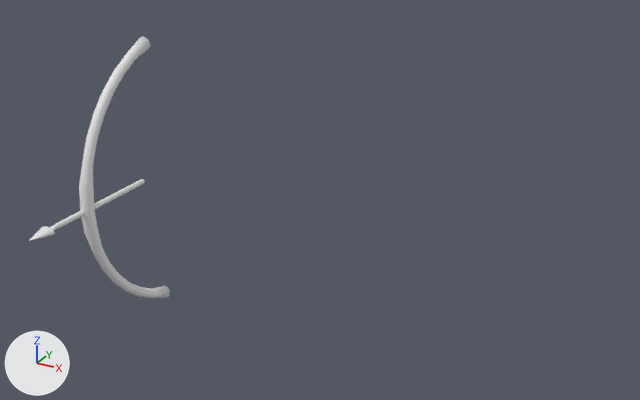
Before and after pictures for a commit that changed the Blender file CountryFair/Assets/Models/MiniGames/ArcheryGame/Models.blend.
Rendered twice from a camera (50 mm lens) standing at (6.7, -6.75, 4.13) and looking at (2.77, 0.4, 0.56). The axes (+X, +Y, +Z) are drawn at lower left. The lights are the same throughout.
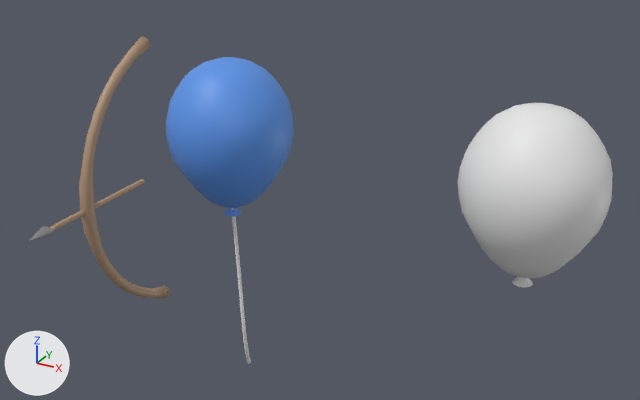
Where the change shows, as pixel boxes (x1, y1, x2, y2) in the pictures (640 x 400 px):
'Sphere.001', added: after (457, 103, 613, 287)
'Sphere', added (blue): after (166, 57, 294, 364)
    faces in mat_color (blue #5994e7): (166, 57, 294, 217)
    faces in mat_white (white #e7e7e7): (231, 208, 251, 364)
'Cylinder', recoloured: (79, 36, 170, 298) in both
part 1 of me_cylinder_001, recoloured (white to grey): (29, 226, 55, 241) in both
part 2 of me_cylinder_001, recoloured: (50, 179, 145, 230) in both

The change, as a list of edits to the scene's bpy script:
```text
Add mat_wood:
    mat_wood = principled_material('Wood')
    mat_wood.base_color = (0.438, 0.289, 0.187)  # beige #b19278
Add mat_metal:
    mat_metal = principled_material('Metal')
    mat_metal.base_color = (0.211, 0.211, 0.211)  # grey #7f7f7f
Add mat_color:
    mat_color = principled_material('Color')
    mat_color.base_color = (0.101, 0.295, 0.8)  # blue #5994e7
Add mat_white:
    mat_white = principled_material('White')
    mat_white.base_color = (0.8, 0.8, 0.8)  # white #e7e7e7
Change me_cylinder:
    where me_cylinder.from_pydata(...)  # 272 vertices, 258 faces; spans x -0.08..0.08, y -0.08..0.08, z -2.2..2.2
    add me_cylinder.materials.append(mat_wood)  # beige #b19278
Change me_cylinder_001:
    where me_cylinder_001.from_pydata(...)  # 128 vertices, 114 faces; spans x -1.48..1.48, y -3.1..3.1, z -1.29..1.17
    used by ob_cylinder_001; location = (0.0, 0.0, 0.0); rotation_euler = (1.571, -1.571, 0.0), in degrees (90, -90, 0); scale = (0.0321, 0.0321, 0.75)
    me_cylinder_001 part 1: all 49 faces centred in x -1.02..1.02, y -2.15..2.15, z 0.77..1.17 switch from no material to mat_metal (grey #7f7f7f)
    me_cylinder_001 part 2: all 65 faces centred in x -0.96..0.96, y -1.0..1.0, z -1.29..0.74 switch from no material to mat_wood (beige #b19278)
Add me_sphere_001:
    me_sphere_001.from_pydata(...)  # 289 vertices, 288 faces; spans x -0.62..0.62, y -0.62..0.62, z -0.9..0.7
    me_sphere_001.polygons.foreach_set('use_smooth', [True] * 288)
Add me_sphere:
    me_sphere.from_pydata(...)  # 393 vertices, 384 faces; spans x -0.62..0.62, y -0.62..0.62, z -2.8..0.7
    me_sphere.polygons.foreach_set('use_smooth', [True] * 384)
    # faces by material slot: [288, 96]
    me_sphere.materials.append(mat_color)  # blue #5994e7
    me_sphere.materials.append(mat_white)  # white #e7e7e7
Add ob_sphere_001:
    ob_sphere_001 = bpy.data.objects.new('Sphere.001', me_sphere_001)
    ob_sphere_001.location = (5.0, 0.0, 1.3)
Add ob_sphere:
    ob_sphere = bpy.data.objects.new('Sphere', me_sphere)
    ob_sphere.location = (2.0, 0.0, 1.3)
```
